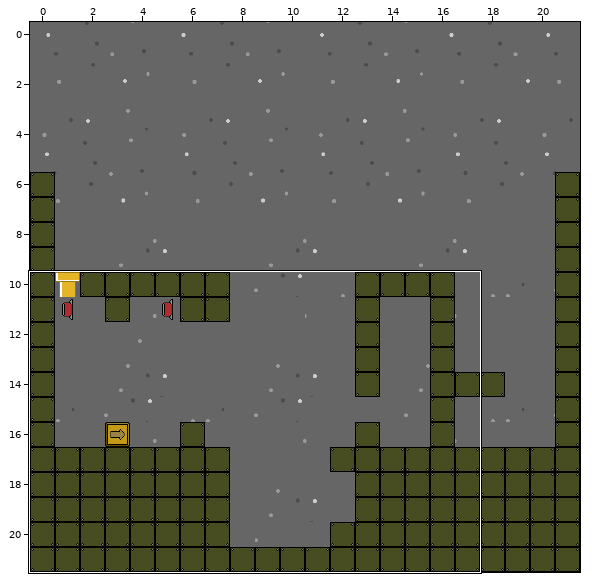
An edit to a level. Tiled map, Content/Level1.tmx. Above: a wide view before the commit, with the close-up outlined.
Close-up. As it was:
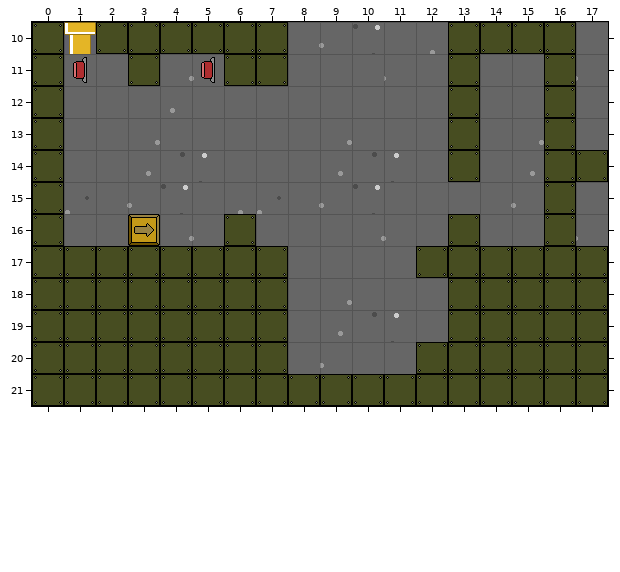
Cells are 32x32 px. Shown: x 0..17, y 10..21. The commit also changed other parts of the map, which this record leaves out.
Now the later version:
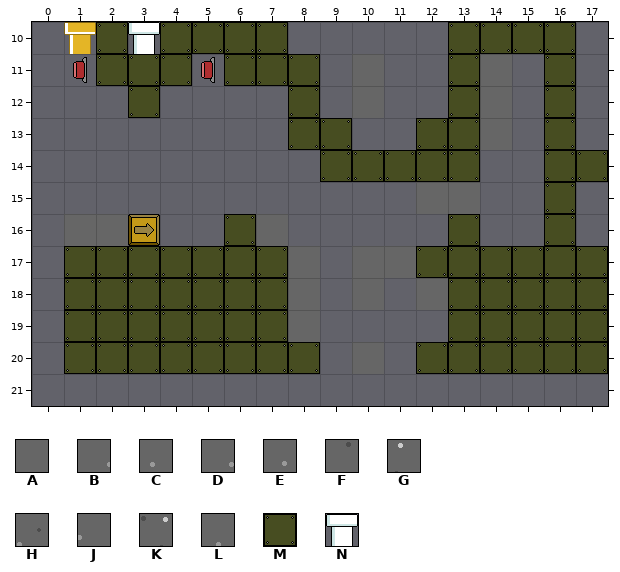
Key: from "background": A 0, B 3, C 9, D 14, E 20, F 21, G 22, H 24, J 26, K 27, L 29; from "brick": M 0; from "pipe": N 0.
_ is an empty cell.
Change:
Layer "Background" (now hidden):
The tile that lay hidden is removed in row 10 at x 3.
Tile A is removed in row 11 at x 2 and 8; in row 12 at x 3 and 8; in row 13 at x 8 and 12; in row 14 at x 12.
Tile B is removed in row 11 at x 4.
Tile C is removed in row 12 at x 4.
Tile D is removed in row 13 at x 3, 9 and 15; in row 18 at x 9.
Tile E is removed in row 14 at x 3, 9 and 15; in row 19 at x 9.
Tile F is removed in row 14 at x 4 and 10; in row 19 at x 10.
Tile G is removed in row 14 at x 5 and 11; in row 19 at x 11.
Tile H is removed in row 15 at x 1 and 7.
Tile J is removed in row 10 at x 9; in row 15 at x 3, 9 and 15; in row 20 at x 9.
Tile K is removed in row 10 at x 10; in row 15 at x 4 and 10.
Tile L is removed in row 10 at x 12; in row 15 at x 6.
Tile M is removed in rows 10 to 20 at x 0; in row 21 at x 0 to 17.
Layer "Foreground":
The author changed tile A to tile M in row 20 at x 8.
Tile M now appears in row 11 at x 2, 4 and 8; in row 12 at x 3 and 8; in row 13 at x 8 to 9 and 12; in row 14 at x 9 to 12.
The author changed tile M to tile N in row 10 at x 3.
